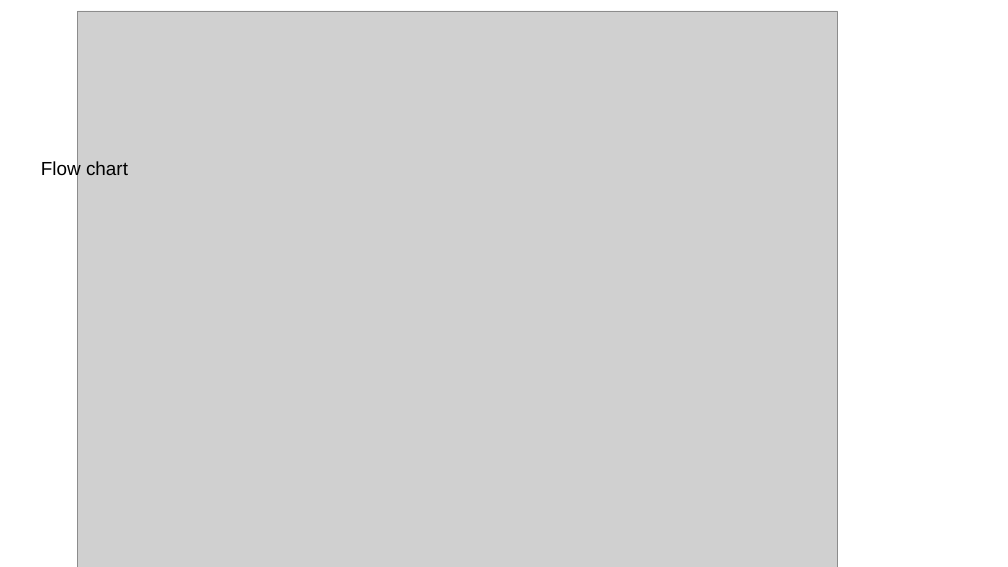
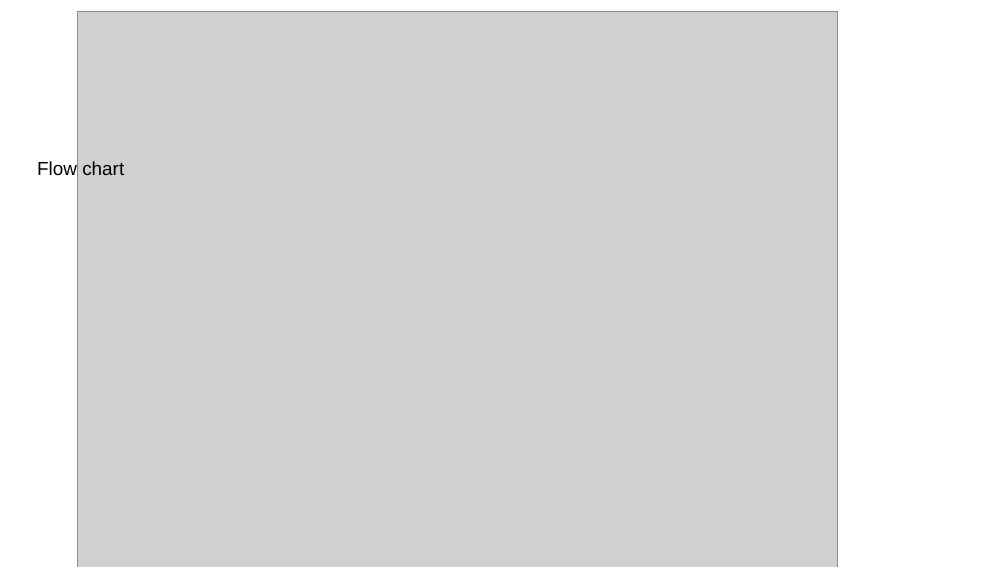
Before and after one commit to santhoshpkumar/Spark-Funds-Investment-CaseStudy, a slide deck: slide 3 of Spark Funds Presentation.pptx. Drawn at 1008x567 pixels with LibreOffice and Linux fonts; fonts in the diff are those of the drawing; grey boxes stand for pictures; background and template pictures are left out. Boxes give left, top, right and bottom in pixels: in the first picture for what was removed or moved away, otherwise in the second. Text is boxed around its words. In the diff, an @@ line names an element or a change of style, - is before the commit and + after.

```diff
--- a/Spark Funds Presentation.pptx
+++ b/Spark Funds Presentation.pptx
@@ text "Flow chart" rewrapped from (x1=41, y1=161, x2=128, y2=180) to (x1=37, y1=161, x2=124, y2=175) @@
```
Also in this commit, not shown: 8 other slides changed, 1 slide added, 2 other files.
